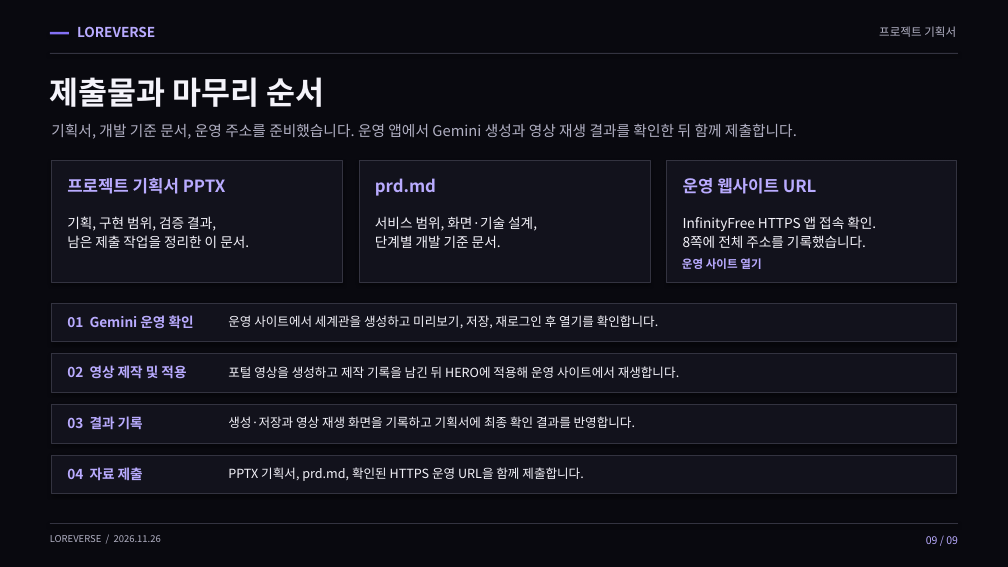
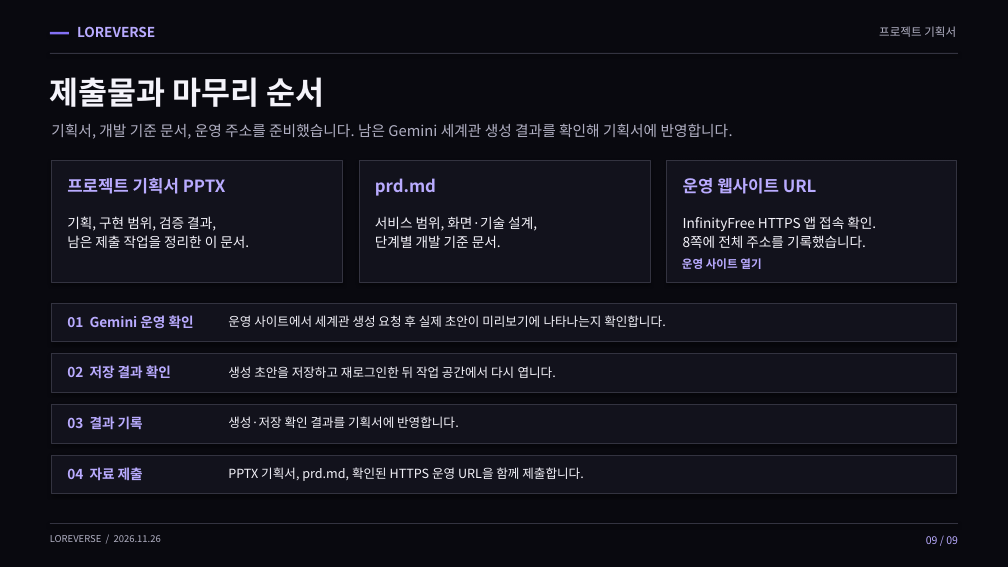
Before and after one commit to 05SUA/-, a slide deck: slide 9 of LOREVERSE/submission/LOREVERSE-project-plan.pptx. Drawn at 1008x567 pixels with LibreOffice and Linux fonts; fonts in the diff are those of the drawing. Boxes give left, top, right and bottom in pixels: in the first picture for what was removed or moved away, otherwise in the second. Text is boxed around its words. In the diff, an @@ line names an element or a change of style, - is before the commit and + after.

```diff
--- a/LOREVERSE/submission/LOREVERSE-project-plan.pptx
+++ b/LOREVERSE/submission/LOREVERSE-project-plan.pptx
@@ text at (x1=51, y1=123, x2=733, y2=139): text changed @@
-기획서, 개발 기준 문서, 운영 주소를 준비했습니다. 운영 앱에서 Gemini 생성과 영상 재생 결과를 확인한 뒤 함께 제출합니다.
+기획서, 개발 기준 문서, 운영 주소를 준비했습니다. 남은 Gemini 세계관 생성 결과를 확인해 기획서에 반영합니다.
@@ text at (x1=228, y1=315, x2=666, y2=327): text changed @@
-운영 사이트에서 세계관을 생성하고 미리보기, 저장, 재로그인 후 열기를 확인합니다.
+운영 사이트에서 세계관 생성 요청 후 실제 초안이 미리보기에 나타나는지 확인합니다.
@@ text at (x1=67, y1=365, x2=171, y2=379): text changed @@
-02 영상 제작 및 적용
+02 저장 결과 확인
@@ text at (x1=228, y1=366, x2=556, y2=378): text changed @@
-포털 영상을 생성하고 제작 기록을 남긴 뒤 HERO에 적용해 운영 사이트에서 재생합니다.
+생성 초안을 저장하고 재로그인한 뒤 작업 공간에서 다시 엽니다.
@@ text at (x1=228, y1=416, x2=459, y2=428): text changed @@
-생성·저장과 영상 재생 화면을 기록하고 기획서에 최종 확인 결과를 반영합니다.
+생성·저장 확인 결과를 기획서에 반영합니다.
```
Also in this commit, not shown: 3 other slides changed, 1 other file.
